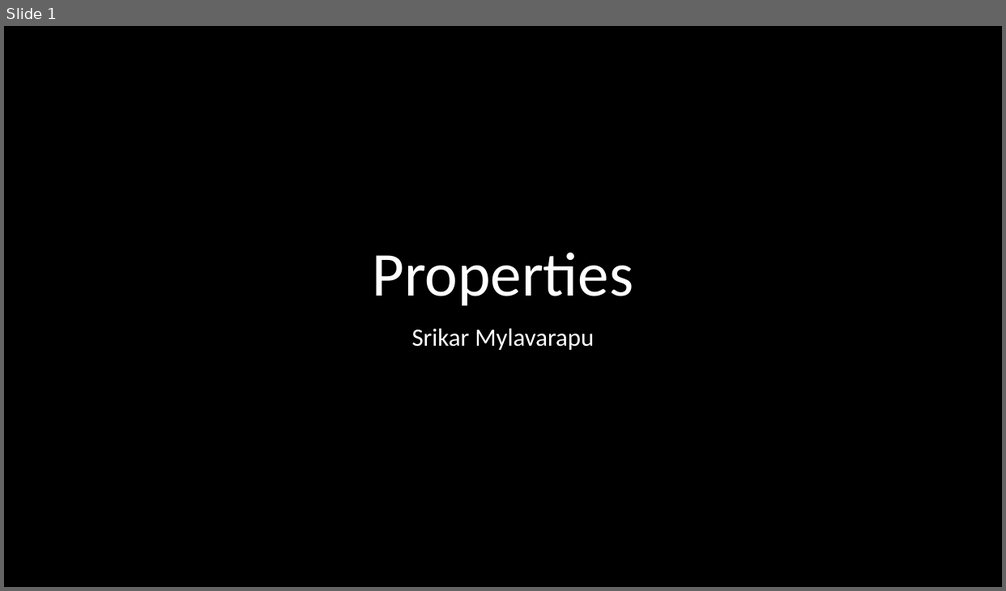
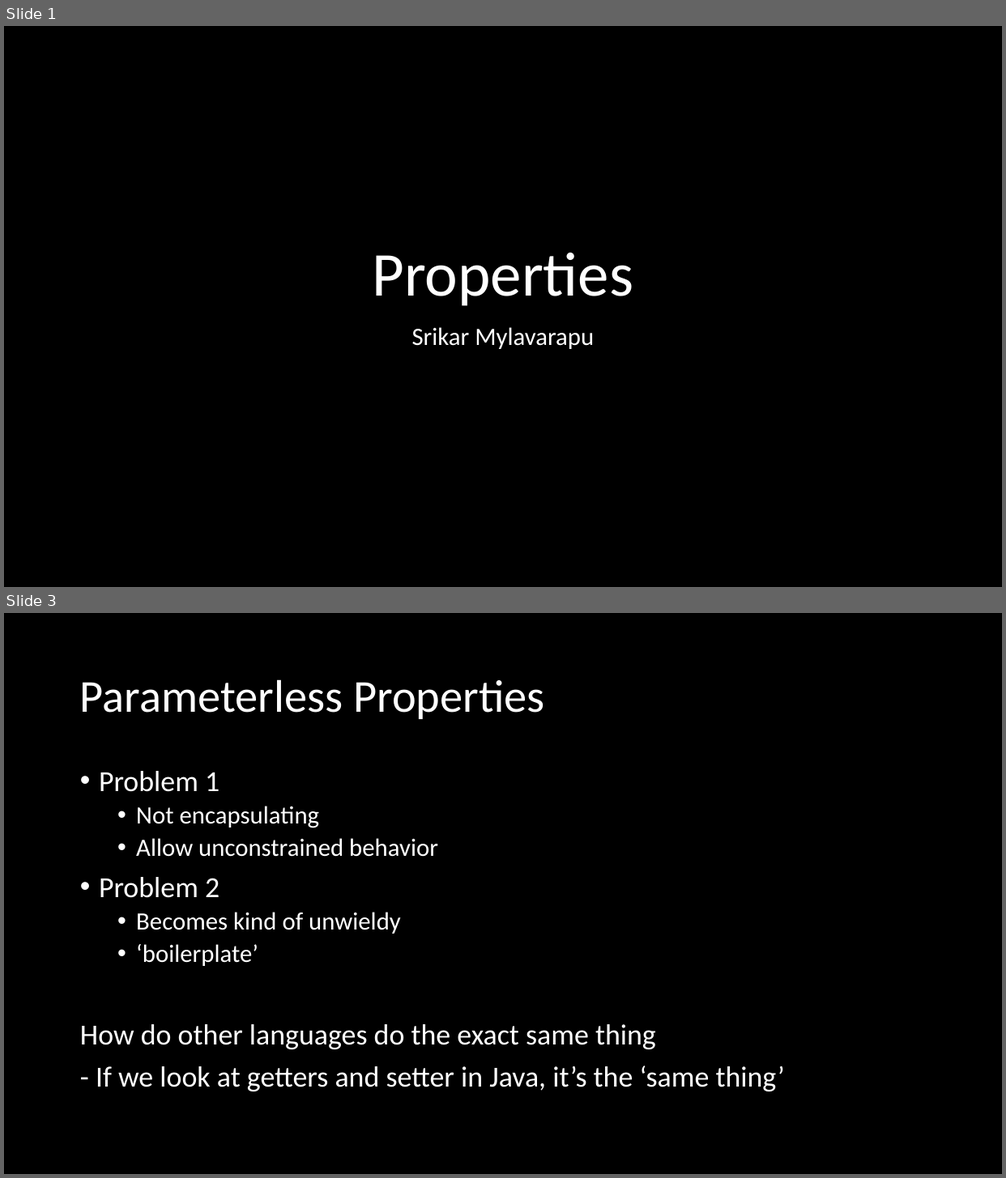
Before and after one commit to microsoft/Flash_University, a slide deck: CLR_via_CSharp/Chapter 10 - Properties/Properties.pptx. Shown one above the other, each under a label of ours: slide 1 before the commit, slides 1 and 3 after it; the slides between them are not shown. The pictures are 1006x591 and 1006x1178 pixels, drawn with LibreOffice and Linux fonts; fonts in the diff are those of the drawing. Boxes give left, top, right and bottom in pixels: in the first picture for what was removed or moved away, otherwise in the second. Text is boxed around its words. In the diff, an @@ line names an element or a change of style, - is before the commit and + after.

```diff
--- a/CLR_via_CSharp/Chapter 10 - Properties/Properties.pptx
+++ b/CLR_via_CSharp/Chapter 10 - Properties/Properties.pptx
@@ slide 3 added at (x1=4, y1=613, x2=1002, y2=1174), background #000000 @@
@@ title added at (x1=80, y1=679, x2=545, y2=719), 44 pt, text #FFFFFF @@
+Parameterless Properties
@@ text added at (x1=80, y1=771, x2=785, y2=1092), 28 pt, text #FFFFFF @@
+• Problem 1
+  • Not encapsulating
+  • Allow unconstrained behavior
+• Problem 2
+  • Becomes kind of unwieldy
+  • ‘boilerplate’
+How do other languages do the exact same thing
+- If we look at getters and setter in Java, it’s the ‘same thing’
```
Also in this commit, not shown: 2 other slides added, 1 other file.
